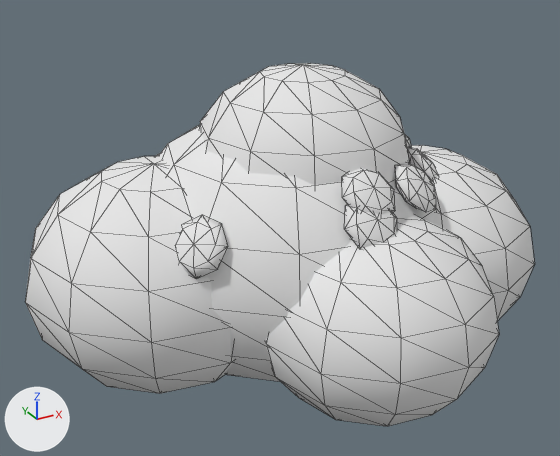
One commit to the glTF model assets/props/Nature/BushFlower/BushFlower.glb: the scene before it, then after it.
Rendered twice from a 50 mm lens placed at (-2.82, -5.06, 3.62), pointed at (-0.06, -0.04, 1.11). Arrows for +X, +Y and +Z are at lower left; the lights stay in place. The picture after the commit comes second. Mesh edges are drawn as thin lines. Where no turn or scale is listed for an object, it has been applied to the vertices. Vertices at exactly the same position are counted once.

Objects in the first picture: 'Sway'.
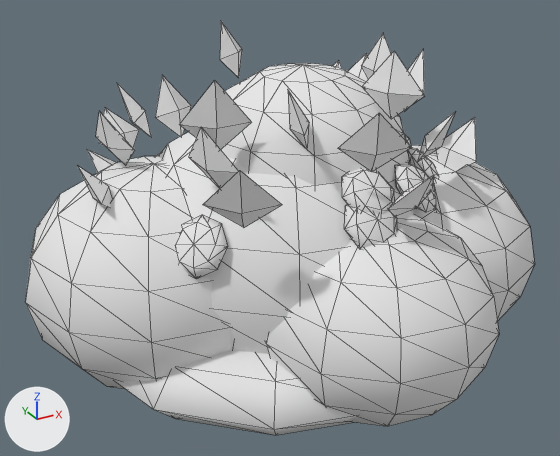
Scene script edits in JSON lines:
```json
{"block": "me_mesh_0", "where": "# used by ob_sway; location = (0.0, 0.0, 0.0)"}
{"op": "remove", "block": "me_mesh_0", "code": "me_mesh_0.from_pydata(...)  # 803 vertices, 1500 faces; spans x -2.05..2.06, y -1.89..1.89, z -0.11..2.42"}
{"op": "add", "block": "me_mesh_0", "code": "me_mesh_0.from_pydata(...)  # 1013 vertices, 1796 faces; spans x -2.05..2.06, y -1.89..1.89, z -0.11..2.62"}
{"block": "me_mesh_0", "change": "me_mesh_0 part 1"}
{"block": "me_mesh_0", "change": "210 vertices are added at x -1.7..1.7, y -1.6..1.64, z -0.1..2.62"}
{"block": "me_mesh_0", "change": "296 new faces join them"}
```

Changed parts and their boxes (x1, y1, x2, y2) in the pictures (560 x 456 px):
```json
{"object": "Sway", "change": "reshaped", "before": [25, 63, 534, 426], "after": [25, 21, 534, 435], "on screen": "14% taller"}
{"part": 1, "of": "me_mesh_0", "change": "added", "after": [78, 21, 476, 435]}
```
